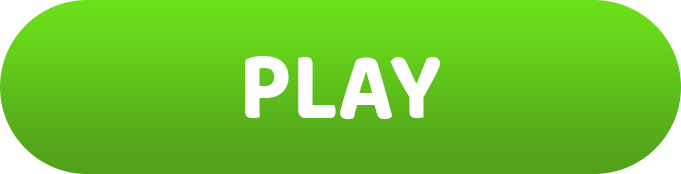
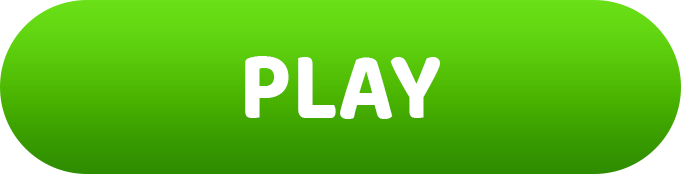
Two versions of the same layered image (681x174). Layer-by-layer changes:
added group "Button_Shape" with 1 layers in group "Button_Play" over (0, 0, 681, 174)
moved "Button_Background" into group "Button_Shape" over (0, 0, 681, 174)
